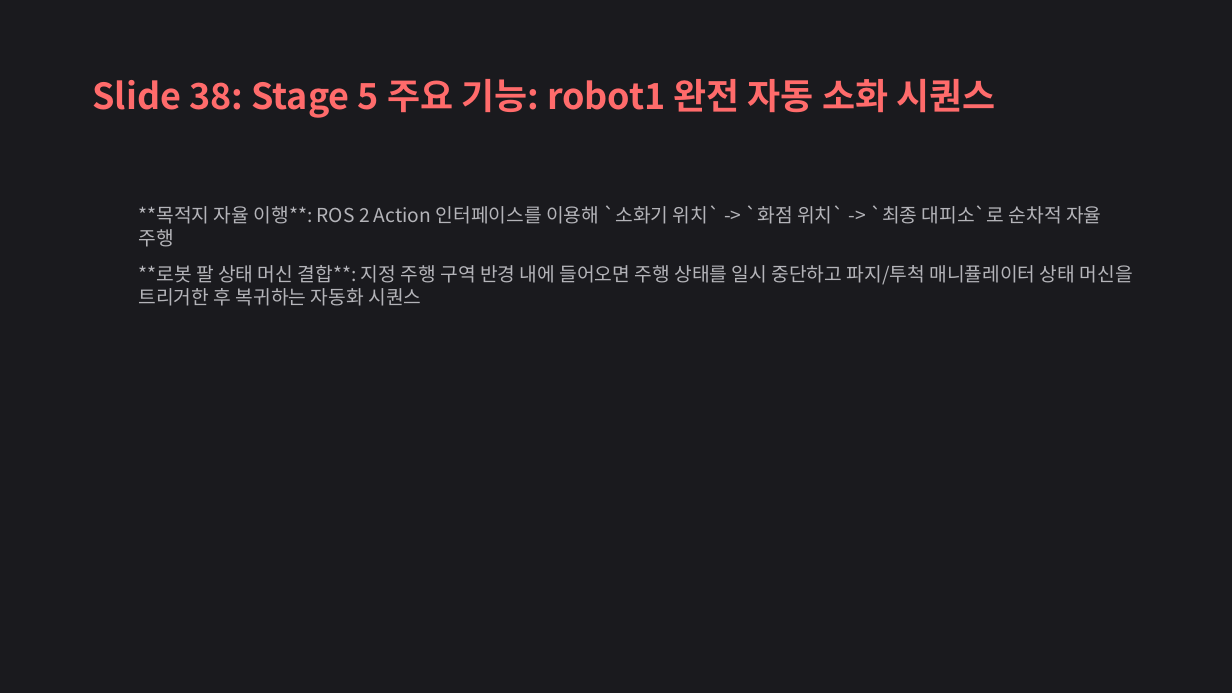
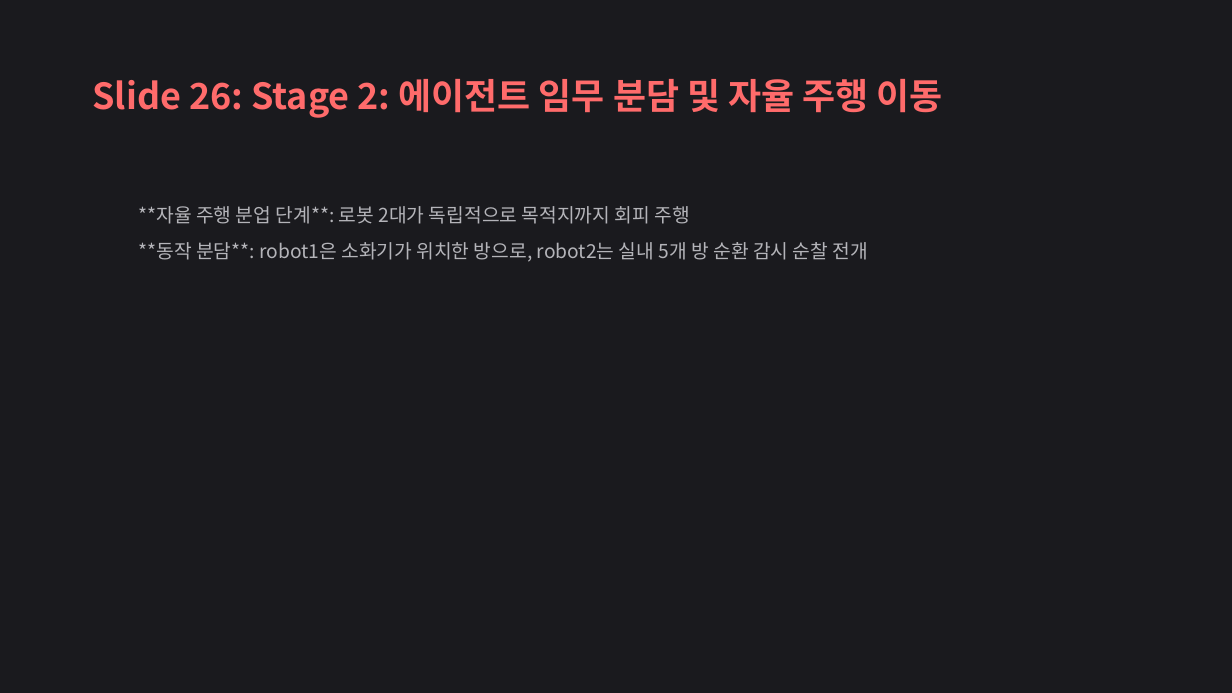
Before and after one commit to yoonseonjae/hot-spot_isaac_sim, a slide deck: slide 26 of docs/Cobot_Fire_Sim_Presentation.pptx (slide 38 before the commit). Drawn at 1232x693 pixels with LibreOffice and Linux fonts; fonts in the diff are those of the drawing. Boxes give left, top, right and bottom in pixels: in the first picture for what was removed or moved away, otherwise in the second. Text is boxed around its words. In the diff, an @@ line names an element or a change of style, - is before the commit and + after.

Commit message:
docs: run_stage5.sh 런타임 단계별 시퀀스로 발표 슬라이드 및 파워포인트 전면 개편

```diff
--- a/docs/Cobot_Fire_Sim_Presentation.pptx
+++ b/docs/Cobot_Fire_Sim_Presentation.pptx
@@ text at bbox=[92, 79, 943, 118]: text changed @@
-Slide 38: Stage 5 주요 기능: robot1 완전 자동 소화 시퀀스
+Slide 26: Stage 2: 에이전트 임무 분담 및 자율 주행 이동
@@ text at bbox=[139, 206, 867, 262]: text changed @@
-  **목적지 자율 이행**: ROS 2 Action 인터페이스를 이용해 `소화기 위치` -> `화점 위치` -> `최종 대피소`로 순차적 자율 주행
-  **로봇 팔 상태 머신 결합**: 지정 주행 구역 반경 내에 들어오면 주행 상태를 일시 중단하고 파지/투척 매니퓰레이터 상태 머신을 트리거한 후 복귀하는 자동화 시퀀스
+  **자율 주행 분업 단계**: 로봇 2대가 독립적으로 목적지까지 회피 주행
+  **동작 분담**: robot1은 소화기가 위치한 방으로, robot2는 실내 5개 방 순환 감시 순찰 전개
```
Also in this commit, not shown: 26 other slides changed, 4 slides added, 1 slide removed, 1 other file.
